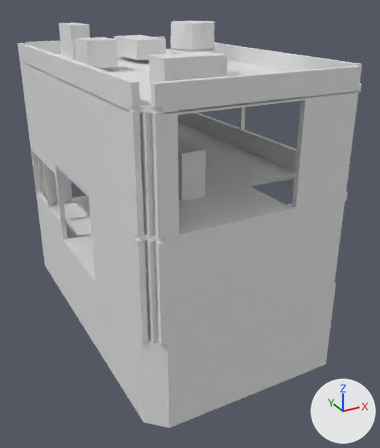
The OBJ model cloudbreak-array-r4/assets/tower-e-3-col.obj as it was, and as the next commit left it.
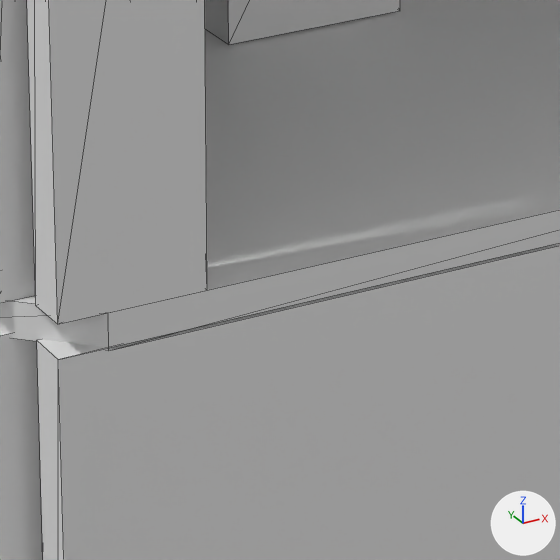
The first picture shows the older version from a 50 mm camera at (-8.03, -16.66, 8.73) aimed at (0.55, -1.08, 0.93). The close-ups show the older and then the newer version on the part from 40% to 60% of the width and 44% to 61% of the height of that picture. Only the edits that show in the close-ups are written down. Arrows for +X, +Y and +Z are at lower right; the lights stay in place. The close-ups show mesh edges as thin lines. Where no turn or scale is listed for an object, it has been applied to the vertices.

Before the edit, the objects in view are built like this:
```python
me_part010 = bpy.data.meshes.new('Part010')
me_part010.from_pydata(...)  # a box spanning x -3.07..3.07, y -6.05..-5.88, z 0.0..3.07
me_part034 = bpy.data.meshes.new('Part034')
me_part034.from_pydata(...)  # a box spanning x -3.07..-2.51, y -6.05..-5.88, z 3.2..6.27
me_part059 = bpy.data.meshes.new('Part059')
me_part059.from_pydata(...)  # a box spanning x -1.37..-0.59, y -4.07..-2.31, z 3.21..4.63
ob_part010 = bpy.data.objects.new('Part010', me_part010)
ob_part010.location = (0.0, 0.0, 0.0)
ob_part034 = bpy.data.objects.new('Part034', me_part034)
ob_part034.location = (0.0, 0.0, 0.0)
ob_part059 = bpy.data.objects.new('Part059', me_part059)
ob_part059.location = (0.0, 0.0, 0.0)
# also in view: 'Part029' at (-1.17, 0.0, 3.13); 'Part045' at (-3.09, -5.69, 4.74); 'Part026' at (-3.09, -5.69, 1.54)
```
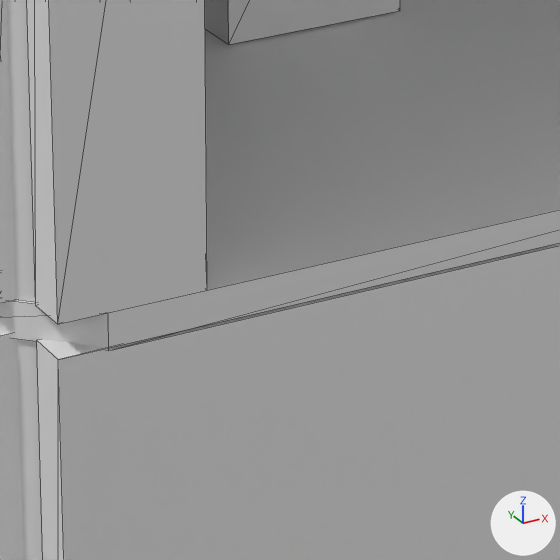
Where the change shows, as pixel boxes [x1, y1, x2, y2] in the close-ups (560 x 560 px):
'Part085', added: after [7, 0, 35, 302]
'Part073', added: after [17, 339, 43, 560]
'Part045', unchanged, covered by the edit: before [0, 0, 35, 303]; after [0, 0, 16, 303]

What changed in the scene script:
```text
Add me_part085:
    me_part085.from_pydata([(-3.44, -5.47, 3.2), (-2.87, -6.04, 3.2), (-2.8, -5.85, 3.2), (-3.25, -5.4, 3.2), (-3.44, -5.47, 6.28), (-2.87, -6.04, 6.28), (-2.8, -5.85, 6.28), (-3.25, -5.4, 6.28)], [], [(2, 1, 0), (5, 6, 4), (3, 2, 0), (6, 7, 4), (5, 4, 0), (1, 5, 0), (6, 5, 1), (2, 6, 1), (7, 6, 2), (3, 7, 2), (4, 7, 3), (0, 4, 3)])
Add me_part073:
    me_part073.from_pydata([(-3.44, -5.47, 0.0), (-2.87, -6.04, 0.0), (-2.8, -5.85, 0.0), (-3.25, -5.4, 0.0), (-3.44, -5.47, 3.08), (-2.87, -6.04, 3.08), (-2.8, -5.85, 3.08), (-3.25, -5.4, 3.08)], [], [(2, 1, 0), (5, 6, 4), (3, 2, 0), (6, 7, 4), (5, 4, 0), (1, 5, 0), (6, 5, 1), (2, 6, 1), (7, 6, 2), (3, 7, 2), (4, 7, 3), (0, 4, 3)])
Add ob_part085:
    ob_part085 = bpy.data.objects.new('Part085', me_part085)
    ob_part085.location = (0.0, 0.0, 0.0)
Add ob_part073:
    ob_part073 = bpy.data.objects.new('Part073', me_part073)
    ob_part073.location = (0.0, 0.0, 0.0)
```
